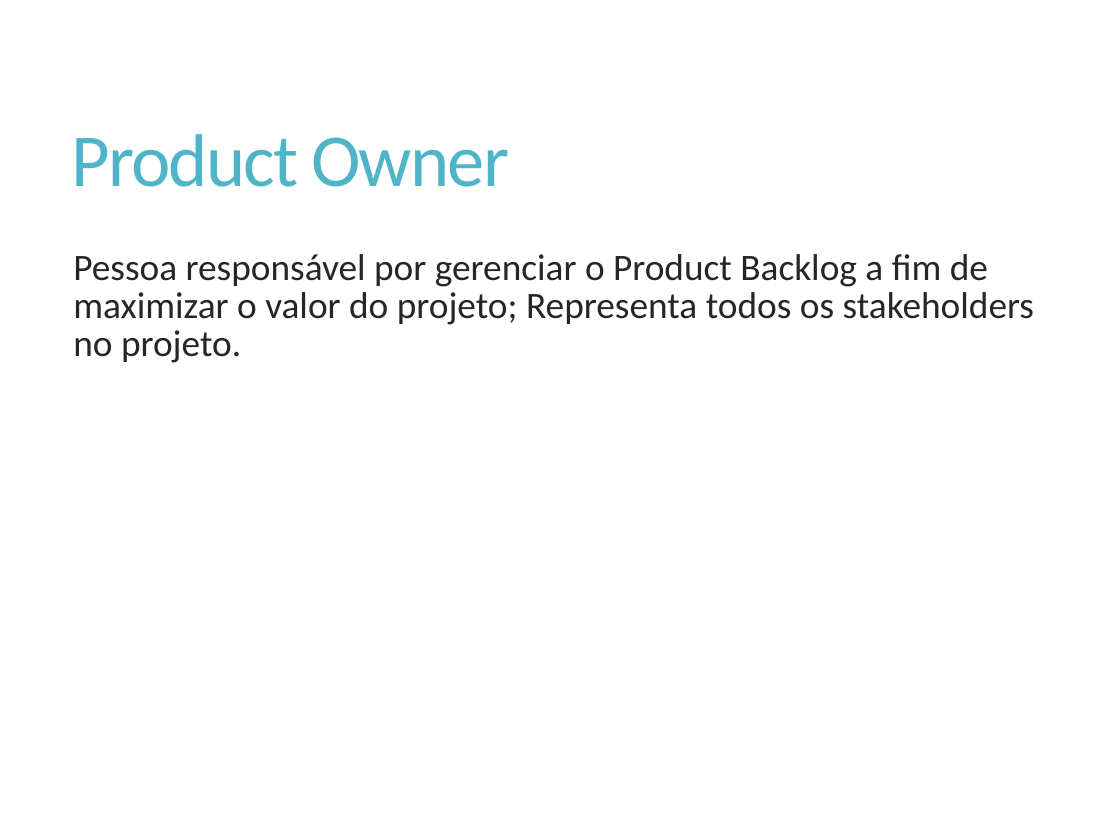
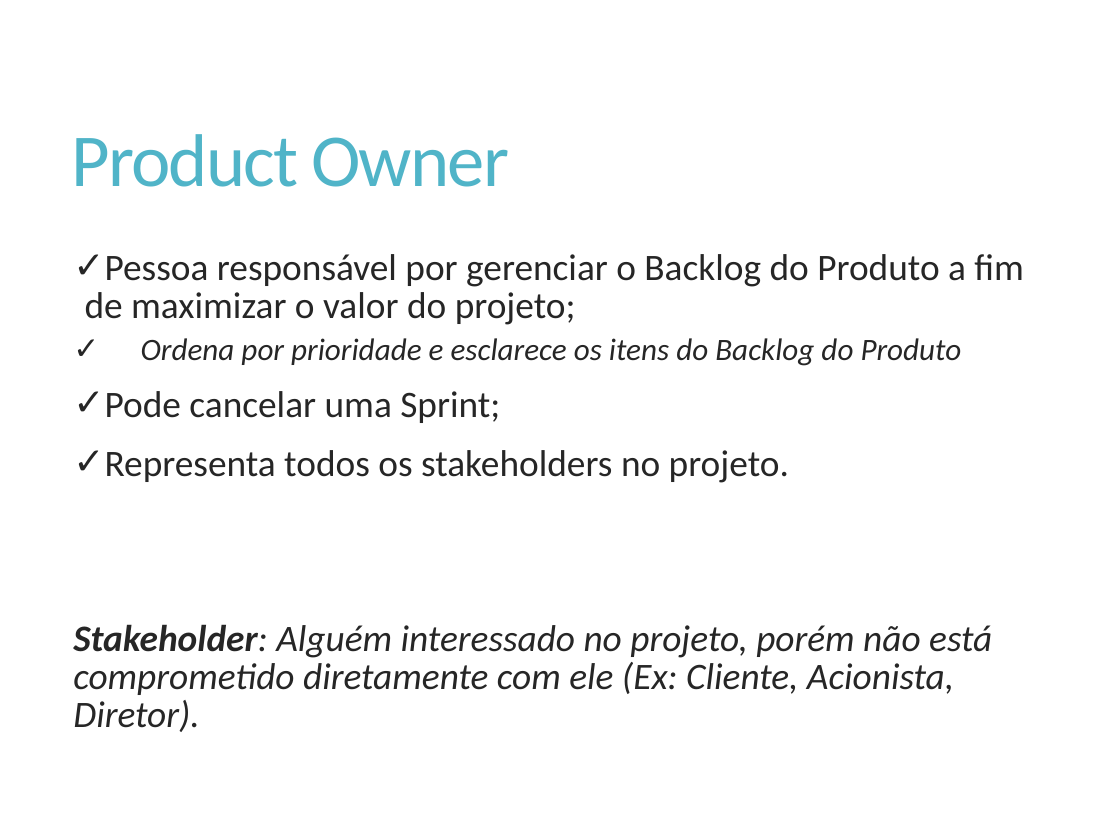
Before and after one commit to Elton-Garbin/TCC-2016, a slide deck: slide 17 of StartIdea/StartIdea.Docs/Apresentacao.pptx (slide 18 before the commit). Drawn at 1120x840 pixels with LibreOffice and Linux fonts; fonts in the diff are those of the drawing. Boxes give left, top, right and bottom in pixels: in the first picture for what was removed or moved away, otherwise in the second. Text is boxed around its words. In the diff, an @@ line names an element or a change of style, - is before the commit and + after.

```diff
--- a/StartIdea/StartIdea.Docs/Apresentacao.pptx
+++ b/StartIdea/StartIdea.Docs/Apresentacao.pptx
@@ text at bbox=[73, 254, 1024, 732]: text changed; italic on @@
-Pessoa responsável por gerenciar o Product Backlog a fim de maximizar o valor do projeto; Representa todos os stakeholders no projeto.
+✓ Pessoa responsável por gerenciar o Backlog do Produto a fim de maximizar o valor do projeto;
+    ✓ Ordena por prioridade e esclarece os itens do Backlog do Produto
+✓ Pode cancelar uma Sprint;
+✓ Representa todos os stakeholders no projeto.
+Stakeholder: Alguém interessado no projeto, porém não está comprometido diretamente com ele (Ex: Cliente, Acionista, Diretor).
```
Also in this commit, not shown: 3 other slides changed, 1 slide removed.
